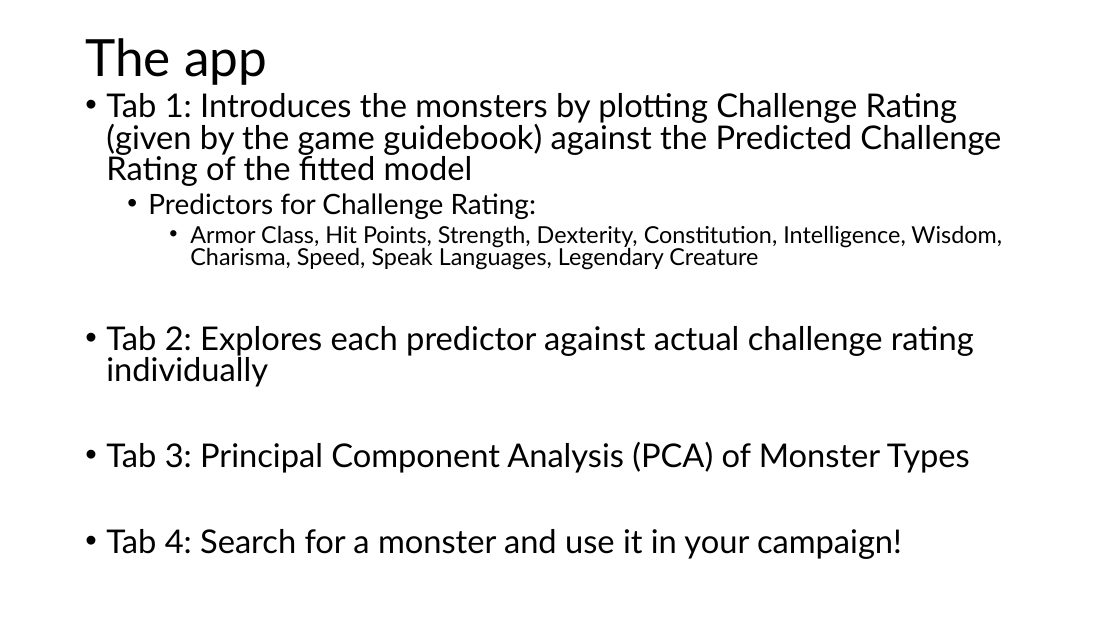
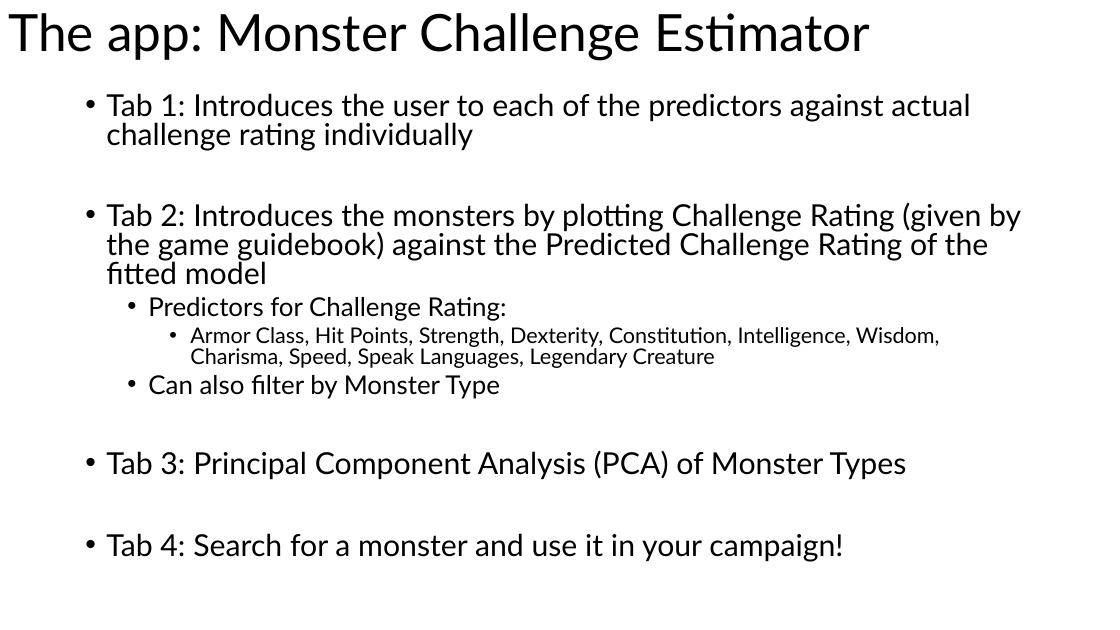
Before and after one commit to odelmas-sci/824-final, a slide deck: slide 8 of Monsters of Dungeons and Dragons.pptx (slide 6 before the commit). Drawn at 1120x630 pixels with LibreOffice and Linux fonts; fonts in the diff are those of the drawing. Boxes give left, top, right and bottom in pixels: in the first picture for what was removed or moved away, otherwise in the second. Text is boxed around its words. In the diff, an @@ line names an element or a change of style, - is before the commit and + after.

```diff
--- a/Monsters of Dungeons and Dragons.pptx
+++ b/Monsters of Dungeons and Dragons.pptx
@@ title at bbox=[8, 13, 871, 61]: text changed @@
-The app
+The app: Monster Challenge Estimator
@@ text at bbox=[106, 93, 1021, 285]: text changed; size 28 to 25.9 pt @@
-• Tab 1: Introduces the monsters by plotting Challenge Rating (given by the game guidebook) against the Predicted Challenge Rating of the fitted model
+• Tab 1: Introduces the user to each of the predictors against actual challenge rating individually
+• Tab 2: Introduces the monsters by plotting Challenge Rating (given by the game guidebook) against the Predicted Challenge Rating of the fitted model
@@ text at bbox=[106, 297, 940, 561]: size 24 to 22.2 pt in "Predictors for Challenge Rating:"; size 20 to 18.5 pt in "Armor Class, Hit Points, Strength, Dexterity, Constitution, ..."; size 28 to 25.9 pt in "Tab 3: Principal Component Analysis (PCA) of ...", "Tab 4: Search for a monster and ..." @@
@@ text at bbox=[148, 375, 500, 399]: text changed; size 28 to 22.2 pt @@
-• Tab 2: Explores each predictor against actual challenge rating individually
+  • Can also filter by Monster Type
```
Also in this commit, not shown: 10 other slides changed, 6 slides added, 2 slides removed, 1 other file.
